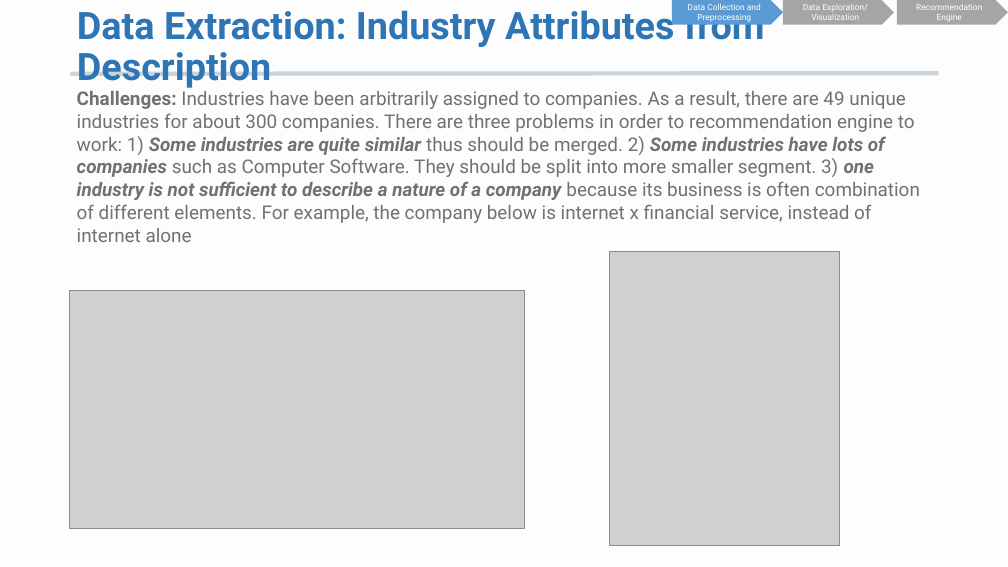
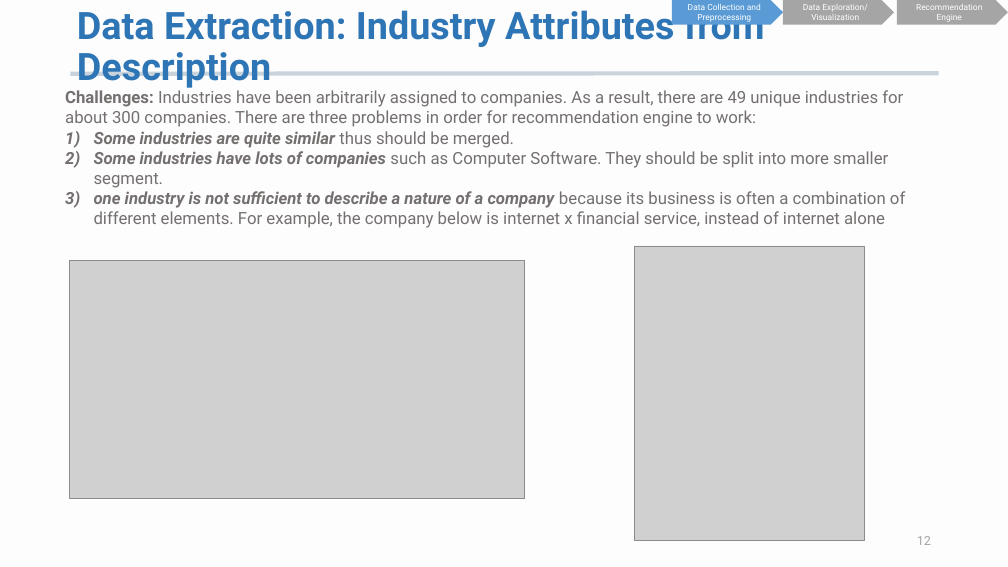
Before and after one commit to K-AlfredIwasaki/job_hunting_made_easy, a slide deck: slide 12 of startup_db_recommendation.pptx. Drawn at 1008x567 pixels with LibreOffice and Linux fonts; fonts in the diff are those of the drawing; grey boxes stand for pictures. Boxes give left, top, right and bottom in pixels: in the first picture for what was removed or moved away, otherwise in the second. Text is boxed around its words. In the diff, an @@ line names an element or a change of style, - is before the commit and + after.

```diff
--- a/startup_db_recommendation.pptx
+++ b/startup_db_recommendation.pptx
@@ text at [65,90,905,228]: text changed; size 18 to 16 pt @@
-Challenges: Industries have been arbitrarily assigned to companies. As a result, there are 49 unique industries for about 300 companies. There are three problems in order to recommendation engine to work: 1) Some industries are quite similar thus should be merged. 2) Some industries have lots of companies such as Computer Software. They should be split into more smaller segment. 3) one industry is not sufficient to describe a nature of a company because its business is often combination of different elements. For example, the company below is internet x financial service, instead of internet alone
+Challenges: Industries have been arbitrarily assigned to companies. As a result, there are 49 unique industries for about 300 companies. There are three problems in order for recommendation engine to work:
+1) Some industries are quite similar thus should be merged.
+2) Some industries have lots of companies such as Computer Software. They should be split into more smaller segment.
+3) one industry is not sufficient to describe a nature of a company because its business is often a combination of different elements. For example, the company below is internet x financial service, instead of internet alone
@@ picture: place and size @@
-picture at [70,290,526,529]
+picture at [70,261,526,499]
@@ picture: place and size @@
-picture at [610,251,840,546]
+picture at [634,246,864,541]
@@ page number added at [917,536,931,545], 12 pt, text #A6A4A4 @@
+12
```
Also in this commit, not shown: 21 other slides changed, 3 slides added, 1 slide removed, 4 other files.
